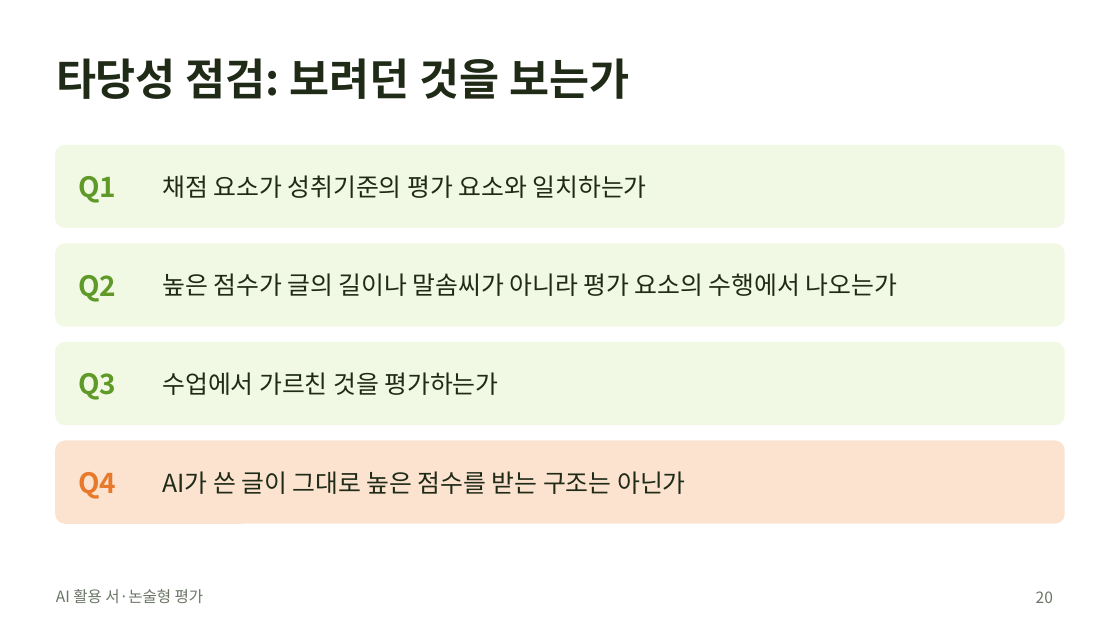
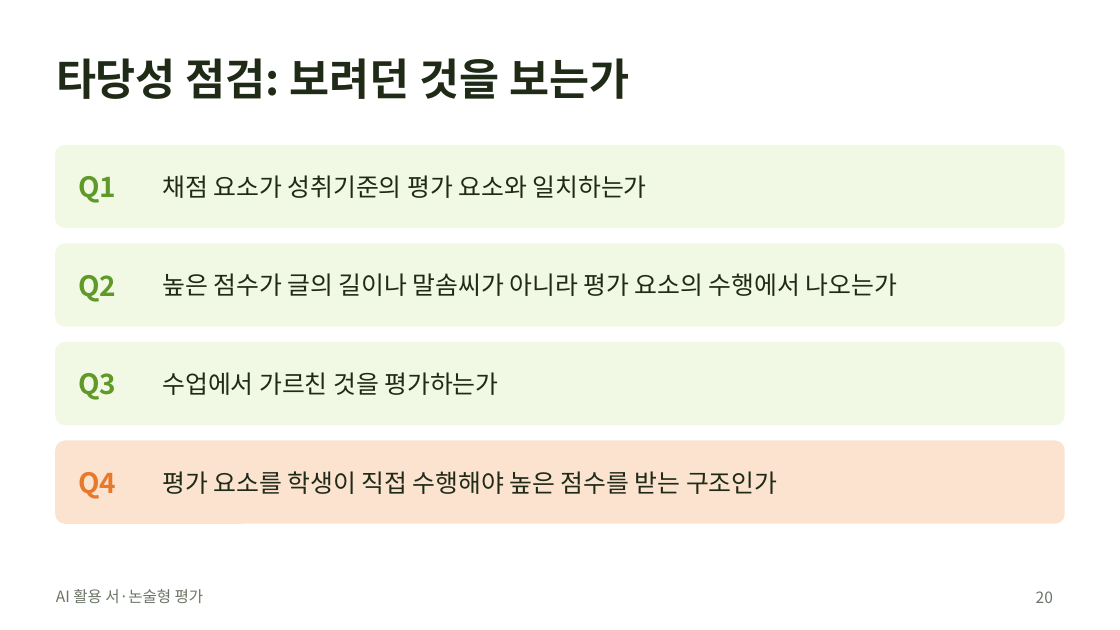
Before and after one commit to ddukyong/ai-assessment, a slide deck: slide 20 of slides/AI활용_서논술형평가_연수_일반.pptx. Drawn at 1120x630 pixels with LibreOffice and Linux fonts; fonts in the diff are those of the drawing. Boxes give left, top, right and bottom in pixels: in the first picture for what was removed or moved away, otherwise in the second. Text is boxed around its words. In the diff, an @@ line names an element or a change of style, - is before the commit and + after.

```diff
--- a/slides/AI활용_서논술형평가_연수_일반.pptx
+++ b/slides/AI활용_서논술형평가_연수_일반.pptx
@@ text at (x1=162, y1=471, x2=777, y2=494): text changed @@
-AI가 쓴 글이 그대로 높은 점수를 받는 구조는 아닌가
+평가 요소를 학생이 직접 수행해야 높은 점수를 받는 구조인가
```
Also in this commit, not shown: 2 other slides changed, 1 other file.
